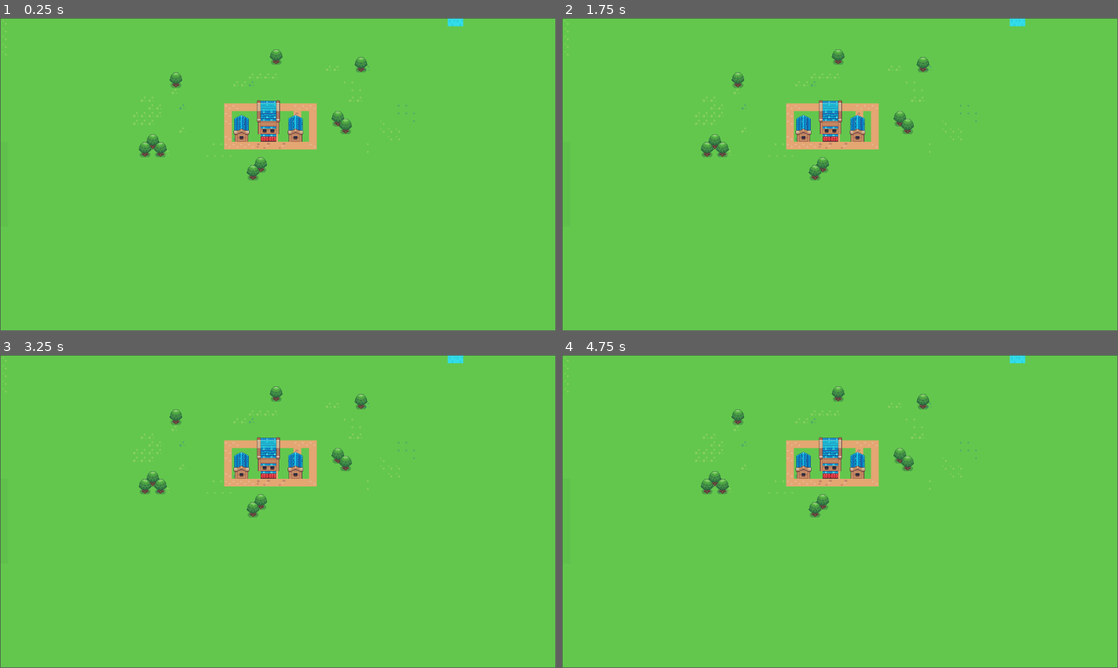
Above: before the commit, frames 1-4 (two rows, left to right).
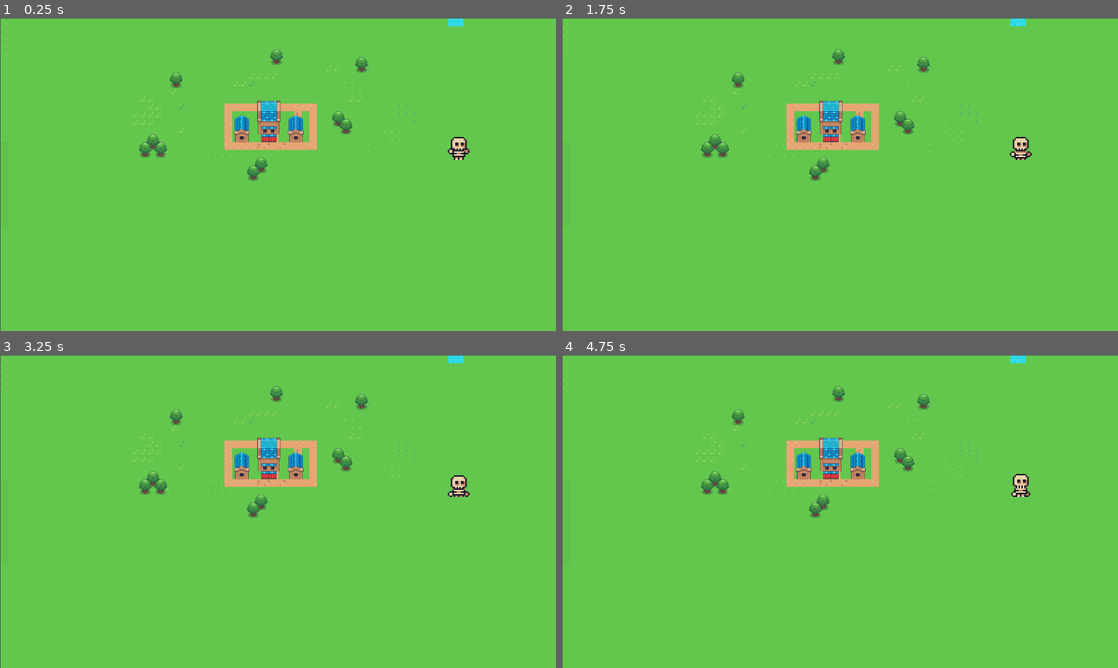
Above: after the commit, the same moments.

Repository: adrsha/game1
Game: Godot game, scene res://Scenes/node_2d.tscn
Two runs of this game, one before a commit and one after it. Both use one fixed random seed, a clock stepped at 60 frames per second and the inputs below.
Inputs:
- Up to frame 1 (0.25 s): no input
- Up to frame 2 (1.75 s): no input
- Up to frame 3 (3.25 s): no input
- Up to frame 4 (4.75 s): no input
In our replay, the window is 799x449 before the commit and 800x450 after it. These sizes can differ from the game's own. Grey fills any space a smaller window leaves; there, only what the larger window draws over its background counts as a difference.

The runs differ from the first frame. In frame 1, 0.9% of the frame differs, in the area x 0-100%, y 0-100%; in frame 2, 0.9%; in frame 3, 0.9%; in frame 4, 0.9%.

Commit message:
basic character movement and animation

Diff:
--- /dev/null
+++ b/Scenes/character.tscn
@@ -0,0 +1,216 @@
+[gd_scene load_steps=28 format=3 uid="uid://crrjgcuroatya"]
+
+[ext_resource type="Texture2D" uid="uid://dpfyursf2mgna" path="res://assets/Sunnyside_World_ASSET_PACK_V2.1/Sunnyside_World_Assets/Characters/Skeleton/PNG/skeleton_idle_strip6.png" id="1_4yqf6"]
+[ext_resource type="Texture2D" uid="uid://df1l7nxg5ut4i" path="res://assets/Sunnyside_World_ASSET_PACK_V2.1/Sunnyside_World_Assets/Characters/Skeleton/PNG/skeleton_attack_strip7.png" id="1_x8ud1"]
+[ext_resource type="Texture2D" uid="uid://bctkdp1jbfhn" path="res://assets/Sunnyside_World_ASSET_PACK_V2.1/Sunnyside_World_Assets/Characters/Skeleton/PNG/skeleton_walk_strip8.png" id="2_ctmnc"]
+
+[sub_resource type="GDScript" id="GDScript_o3gq8"]
+script/source = "extends CharacterBody2D
+
+
+@export var speed = 300.0
+@onready var anim = $AnimatedSprite2D
+
+func get_input():
+	var input_direction = Input.get_vector(\"left\", \"right\", \"top\", \"down\")
+	if input_direction:
+		if input_direction.x <0 :
+			anim.set_flip_h(true)
+		else:
+			anim.set_flip_h( false)
+		anim.play(\"walk\")
+		velocity = input_direction * speed
+	elif Input.is_action_pressed(\"click\"):
+		anim.play(\"attack\")
+	else:
+		velocity = Vector2(0,0)
+		anim.play(\"idle\")
+
+func _physics_process(delta):
+	get_input()
+	move_and_slide()
+"
+
+[sub_resource type="AtlasTexture" id="AtlasTexture_byck6"]
+atlas = ExtResource("1_x8ud1")
+region = Rect2(0, 0, 96, 64)
+
+[sub_resource type="AtlasTexture" id="AtlasTexture_6pa1r"]
+atlas = ExtResource("1_x8ud1")
+region = Rect2(96, 0, 96, 64)
+
+[sub_resource type="AtlasTexture" id="AtlasTexture_dqcri"]
+atlas = ExtResource("1_x8ud1")
+region = Rect2(192, 0, 96, 64)
+
+[sub_resource type="AtlasTexture" id="AtlasTexture_55u8q"]
+atlas = ExtResource("1_x8ud1")
+region = Rect2(288, 0, 96, 64)
+
+[sub_resource type="AtlasTexture" id="AtlasTexture_1cfnp"]
+atlas = ExtResource("1_x8ud1")
+region = Rect2(384, 0, 96, 64)
+
+[sub_resource type="AtlasTexture" id="AtlasTexture_tlm3t"]
+atlas = ExtResource("1_x8ud1")
+region = Rect2(480, 0, 96, 64)
+
+[sub_resource type="AtlasTexture" id="AtlasTexture_5oje4"]
+atlas = ExtResource("1_x8ud1")
+region = Rect2(576, 0, 96, 64)
+
+[sub_resource type="AtlasTexture" id="AtlasTexture_hnw0l"]
+atlas = ExtResource("1_4yqf6")
+region = Rect2(0, 0, 96, 64)
+
+[sub_resource type="AtlasTexture" id="AtlasTexture_g6rcp"]
+atlas = ExtResource("1_4yqf6")
+region = Rect2(96, 0, 96, 64)
+
+[sub_resource type="AtlasTexture" id="AtlasTexture_q4eqf"]
+atlas = ExtResource("1_4yqf6")
+region = Rect2(192, 0, 96, 64)
+
+[sub_resource type="AtlasTexture" id="AtlasTexture_ioqgb"]
+atlas = ExtResource("1_4yqf6")
+region = Rect2(288, 0, 96, 64)
+
+[sub_resource type="AtlasTexture" id="AtlasTexture_ibl6u"]
+atlas = ExtResource("1_4yqf6")
+region = Rect2(384, 0, 96, 64)
+
+[sub_resource type="AtlasTexture" id="AtlasTexture_qer5j"]
+atlas = ExtResource("1_4yqf6")
+region = Rect2(480, 0, 96, 64)
+
+[sub_resource type="AtlasTexture" id="AtlasTexture_h6yoo"]
+atlas = ExtResource("2_ctmnc")
+region = Rect2(0, 0, 96, 64)
+
+[sub_resource type="AtlasTexture" id="AtlasTexture_4w822"]
+atlas = ExtResource("2_ctmnc")
+region = Rect2(96, 0, 96, 64)
+
+[sub_resource type="AtlasTexture" id="AtlasTexture_mh2dq"]
+atlas = ExtResource("2_ctmnc")
+region = Rect2(192, 0, 96, 64)
+
+[sub_resource type="AtlasTexture" id="AtlasTexture_7db5a"]
+atlas = ExtResource("2_ctmnc")
+region = Rect2(288, 0, 96, 64)
+
+[sub_resource type="AtlasTexture" id="AtlasTexture_f87dl"]
+atlas = ExtResource("2_ctmnc")
+region = Rect2(384, 0, 96, 64)
+
+[sub_resource type="AtlasTexture" id="AtlasTexture_j6i0m"]
+atlas = ExtResource("2_ctmnc")
+region = Rect2(480, 0, 96, 64)
+
+[sub_resource type="AtlasTexture" id="AtlasTexture_tcr52"]
+atlas = ExtResource("2_ctmnc")
+region = Rect2(576, 0, 96, 64)
+
+[sub_resource type="AtlasTexture" id="AtlasTexture_ph7w6"]
+atlas = ExtResource("2_ctmnc")
+region = Rect2(672, 0, 96, 64)
+
+[sub_resource type="SpriteFrames" id="SpriteFrames_e3jkr"]
+animations = [{
+"frames": [{
+"duration": 1.0,
+"texture": SubResource("AtlasTexture_byck6")
+}, {
+"duration": 1.0,
+"texture": SubResource("AtlasTexture_6pa1r")
+}, {
+"duration": 1.0,
+"texture": SubResource("AtlasTexture_dqcri")
+}, {
+"duration": 1.0,
+"texture": SubResource("AtlasTexture_55u8q")
+}, {
+"duration": 1.0,
+"texture": SubResource("AtlasTexture_1cfnp")
+}, {
+"duration": 1.0,
+"texture": SubResource("AtlasTexture_tlm3t")
+}, {
+"duration": 1.0,
+"texture": SubResource("AtlasTexture_5oje4")
+}],
+"loop": true,
+"name": &"attack",
+"speed": 5.0
+}, {
+"frames": [{
+"duration": 1.0,
+"texture": SubResource("AtlasTexture_hnw0l")
+}, {
+"duration": 1.0,
+"texture": SubResource("AtlasTexture_g6rcp")
+}, {
+"duration": 1.0,
+"texture": SubResource("AtlasTexture_q4eqf")
+}, {
+"duration": 1.0,
+"texture": SubResource("AtlasTexture_ioqgb")
+}, {
+"duration": 1.0,
+"texture": SubResource("AtlasTexture_ibl6u")
+}, {
+"duration": 1.0,
+"texture": SubResource("AtlasTexture_qer5j")
+}],
+"loop": true,
+"name": &"idle",
+"speed": 5.0
+}, {
+"frames": [{
+"duration": 1.0,
+"texture": SubResource("AtlasTexture_h6yoo")
+}, {
+"duration": 1.0,
+"texture": SubResource("AtlasTexture_4w822")
+}, {
+"duration": 1.0,
+"texture": SubResource("AtlasTexture_mh2dq")
+}, {
+"duration": 1.0,
+"texture": SubResource("AtlasTexture_7db5a")
+}, {
+"duration": 1.0,
+"texture": SubResource("AtlasTexture_f87dl")
+}, {
+"duration": 1.0,
+"texture": SubResource("AtlasTexture_j6i0m")
+}, {
+"duration": 1.0,
+"texture": SubResource("AtlasTexture_tcr52")
+}, {
+"duration": 1.0,
+"texture": SubResource("AtlasTexture_ph7w6")
+}],
+"loop": true,
+"name": &"walk",
+"speed": 5.0
+}]
+
+[sub_resource type="CapsuleShape2D" id="CapsuleShape2D_noit1"]
+radius = 16.7952
+height = 49.1257
+
+[node name="character" type="CharacterBody2D"]
+position = Vector2(359.465, 109.946)
+script = SubResource("GDScript_o3gq8")
+
+[node name="AnimatedSprite2D" type="AnimatedSprite2D" parent="."]
+texture_filter = 1
+position = Vector2(0.534676, -0.946091)
+scale = Vector2(3.04174, 3.04174)
+sprite_frames = SubResource("SpriteFrames_e3jkr")
+animation = &"attack"
+
+[node name="CollisionShape2D" type="CollisionShape2D" parent="."]
+position = Vector2(0.739441, -0.508923)
+shape = SubResource("CapsuleShape2D_noit1")
--- a/Scenes/node_2d.tscn
+++ b/Scenes/node_2d.tscn
@@ -1,7 +1,8 @@
-[gd_scene load_steps=9 format=4 uid="uid://l5ks5vw418au"]
+[gd_scene load_steps=10 format=4 uid="uid://l5ks5vw418au"]
 
 [ext_resource type="Texture2D" uid="uid://dmkgrqhkeujyb" path="res://assets/Sunnyside_World_ASSET_PACK_V2.1/Sunnyside_World_Assets/Tileset/spr_tileset_sunnysideworld_16px.png" id="1_todgy"]
 [ext_resource type="Texture2D" uid="uid://b5mldrl0m1bq0" path="res://assets/Sunnyside_World_ASSET_PACK_V2.1/Sunnyside_World_Assets/Tileset/spr_tileset_sunnysideworld_forest_32px.png" id="2_m861n"]
+[ext_resource type="PackedScene" uid="uid://crrjgcuroatya" path="res://Scenes/character.tscn" id="3_mu0aj"]
 
 [sub_resource type="TileSetAtlasSource" id="TileSetAtlasSource_y78rl"]
 texture = ExtResource("1_todgy")
@@ -3615,3 +3616,5 @@
 [node name="Structures" type="TileMapLayer" parent="."]
 tile_map_data = PackedByteArray("AAD5/wIAAAAgAAoAAAD5/wMAAAAgAAsAAAD5/wQAAAAgAAwAAAD5/wUAAAAgAA0AAAD6/wIAAAAhAAoAAAD6/w …(656 unchanged characters)…
 tile_set = SubResource("TileSet_aaswh")
+
+[node name="character" parent="." instance=ExtResource("3_mu0aj")]
--- /dev/null
+++ b/Scripts/character.gd
@@ -0,0 +1,11 @@
+extends Node2D
+
+
+# Called when the node enters the scene tree for the first time.
+func _ready() -> void:
+	pass # Replace with function body.
+
+
+# Called every frame. 'delta' is the elapsed time since the previous frame.
+func _process(delta: float) -> void:
+	pass
--- a/project.godot
+++ b/project.godot
@@ -14,3 +14,37 @@
 run/main_scene="res://Scenes/node_2d.tscn"
 config/features=PackedStringArray("4.3", "Forward Plus")
 config/icon="res://icon.svg"
+
+[display]
+
+window/size/mode=3
+window/stretch/mode="viewport"
+window/stretch/aspect="expand"
+
+[input]
+
+left={
+"deadzone": 0.5,
+"events": [Object(InputEventKey,"resource_local_to_scene":false,"resource_name":"","device":-1,"window_id":0,"alt_pressed":false,"shift_pressed":false,"ctrl_pressed":false,"meta_pressed":false,"pressed":false,"keycode":0,"physical_keycode":65,"key_label":0,"unicode":97,"location":0,"echo":false,"script":null)
+]
+}
+right={
+"deadzone": 0.5,
+"events": [Object(InputEventKey,"resource_local_to_scene":false,"resource_name":"","device":-1,"window_id":0,"alt_pressed":false,"shift_pressed":false,"ctrl_pressed":false,"meta_pressed":false,"pressed":false,"keycode":0,"physical_keycode":68,"key_label":0,"unicode":100,"location":0,"echo":false,"script":null)
+]
+}
+top={
+"deadzone": 0.5,
+"events": [Object(InputEventKey,"resource_local_to_scene":false,"resource_name":"","device":-1,"window_id":0,"alt_pressed":false,"shift_pressed":false,"ctrl_pressed":false,"meta_pressed":false,"pressed":false,"keycode":0,"physical_keycode":87,"key_label":0,"unicode":119,"location":0,"echo":false,"script":null)
+]
+}
+down={
+"deadzone": 0.5,
+"events": [Object(InputEventKey,"resource_local_to_scene":false,"resource_name":"","device":-1,"window_id":0,"alt_pressed":false,"shift_pressed":false,"ctrl_pressed":false,"meta_pressed":false,"pressed":false,"keycode":0,"physical_keycode":83,"key_label":0,"unicode":115,"location":0,"echo":false,"script":null)
+]
+}
+click={
+"deadzone": 0.5,
+"events": [Object(InputEventMouseButton,"resource_local_to_scene":false,"resource_name":"","device":-1,"window_id":0,"alt_pressed":false,"shift_pressed":false,"ctrl_pressed":false,"meta_pressed":false,"button_mask":1,"position":Vector2(218, 12),"global_position":Vector2(227, 58),"factor":1.0,"button_index":1,"canceled":false,"pressed":true,"double_click":false,"script":null)
+]
+}
